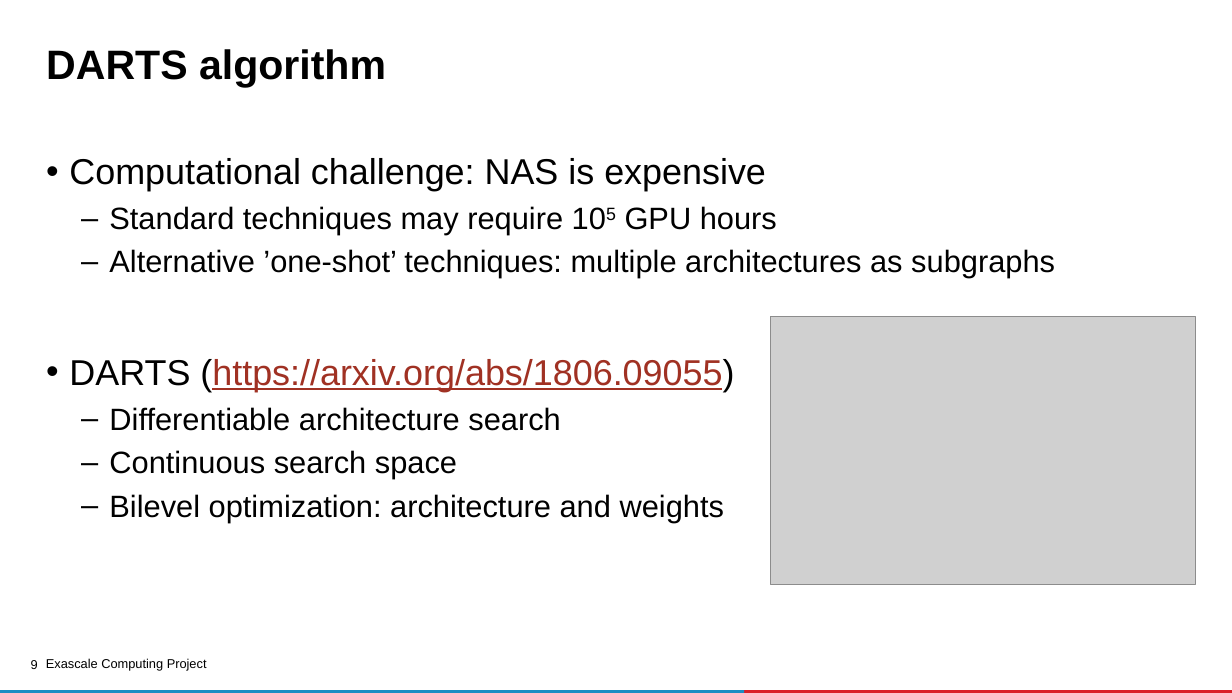
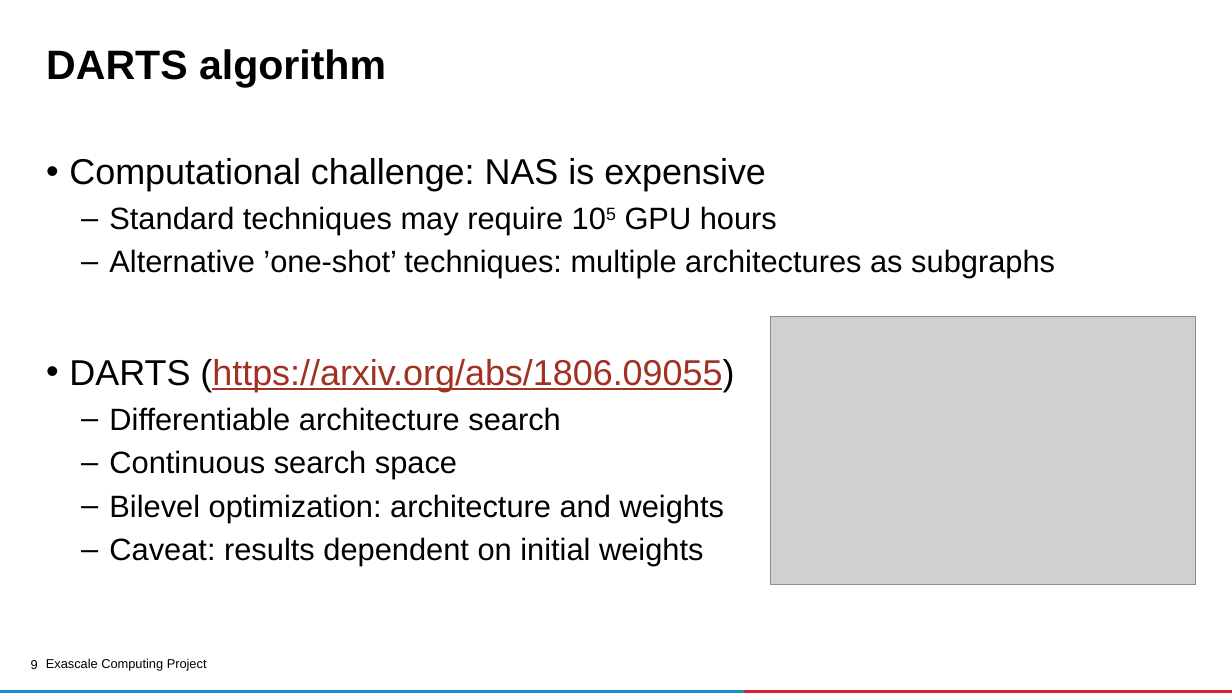
Before and after one commit to ECP-CANDLE/Tutorials, a slide deck: slide 9 of 2020/ECP/slides/05-nas.pptx. Drawn at 1232x693 pixels with LibreOffice and Linux fonts; fonts in the diff are those of the drawing; grey boxes stand for pictures; background and template pictures are left out. Boxes give left, top, right and bottom in pixels: in the first picture for what was removed or moved away, otherwise in the second. Text is boxed around its words. In the diff, an @@ line names an element or a change of style, - is before the commit and + after.

```diff
--- a/2020/ECP/slides/05-nas.pptx
+++ b/2020/ECP/slides/05-nas.pptx
@@ text at box(109, 537, 703, 566): paragraph added @@
+  – Caveat: results dependent on initial weights
```
Also in this commit, not shown: 5 other slides changed, 1 other file.
